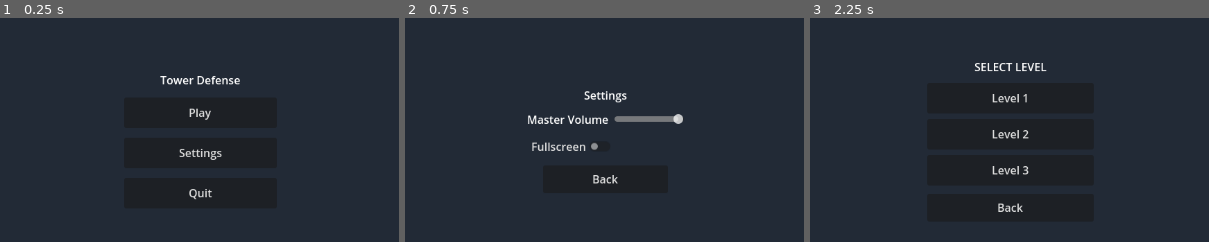
Above: before the commit, frames 1-3 (left to right).
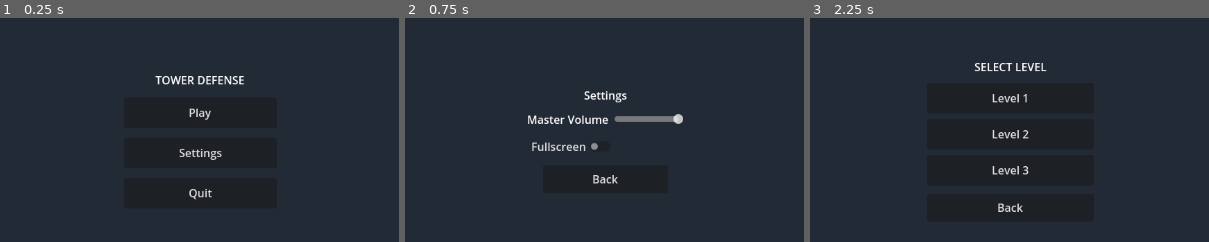
Above: after the commit, the same moments.

Repository: Knedlikk/Steampunk-Elemental-Tower-Defense
Game: Godot game, scene res://Menu.tscn
Two runs of this game, one before a commit and one after it. Both use one fixed random seed, a clock stepped at 60 frames per second and the inputs below.
Inputs:
- Up to frame 1 (0.25 s): no input
- Up to frame 2 (0.75 s): click "Settings" at 0.5 s
- Up to frame 3 (2.25 s): click "Back" at 1.25 s; click "Play" at 2 s
The pictures show only the part of the screen within x 25-75%, y 23-73%; the shares and areas given below are measured in that part.

The runs differ from the first frame. In frame 1, 0.6% of the frame differs, in the area x 38-62%, y 25-30%; in frame 2, nothing differs; in frame 3, nothing differs.

Commit message:
vylepšení scriptu Settings

Diff:
--- a/Menu.tscn
+++ b/Menu.tscn
@@ -4,9 +4,10 @@
 
 [node name="Menu" type="Control"]
 layout_mode = 3
-anchors_preset = 15
 anchor_right = 1.0
 anchor_bottom = 1.0
+grow_horizontal = 2
+grow_vertical = 2
 script = ExtResource("1_uubjt")
 
 [node name="Background" type="ColorRect" parent="."]
@@ -31,6 +32,7 @@
 layout_mode = 2
 text = "Tower Defense"
 horizontal_alignment = 1
+uppercase = true
 
 [node name="PlayButton" type="Button" parent="Center/VBox"]
 custom_minimum_size = Vector2(220, 44)
--- a/Settings.gd
+++ b/Settings.gd
@@ -7,95 +7,33 @@
 @onready var back_button: Button = get_node_or_null("Center/VBox/BackButton")
 
 
-var _desired_fullscreen: bool = false
+func _ready() -> void:
+	var current_mode = DisplayServer.window_get_mode(0)
 
-func _ready() -> void:
-	if slider:
-		slider.min_value = -80
-		slider.max_value = 0
-		slider.step = 1
+	var is_fullscreen = (current_mode == DisplayServer.WINDOW_MODE_FULLSCREEN) or (current_mode == DisplayServer.WINDOW_MODE_EXCLUSIVE_FULLSCREEN)
 
-	var cfg := ConfigFile.new()
-	var err := cfg.load(CONFIG_PATH)
-	var vol_db: int = 0
-	var fullscreen: bool = false
+	if checkbox:
+		checkbox.set_pressed_no_signal(is_fullscreen)
+
+		if checkbox.is_connected("toggled", Callable(self, "_on_checkbox_toggled")):
+			checkbox.disconnect("toggled", Callable(self, "_on_checkbox_toggled"))
+
+		checkbox.connect("toggled", Callable(self, "_on_checkbox_toggled"))
+	else:
+		print("CHYBA: Checkbox nenalezen! Zkontroluj cestu v get_node.")
+
+	if back_button:
+		back_button.connect("pressed", Callable(self, "_on_back_pressed"))
 
 
-	if DisplayServer.has_method("window_get_mode"):
-		var mode = DisplayServer.window_get_mode(0)
-		fullscreen = (mode == DisplayServer.WINDOW_MODE_FULLSCREEN or mode == DisplayServer.WINDOW_MODE_EXCLUSIVE_FULLSCREEN)
+func _on_checkbox_toggled(toggled_on: bool) -> void:
+	print("Přepínám fullscreen na: ", toggled_on)
 
-	if err == OK:
-		vol_db = int(cfg.get_value("audio", "master_volume_db", vol_db))
-		fullscreen = bool(cfg.get_value("display", "fullscreen", fullscreen))
-
-	if slider:
-		slider.value = vol_db
-
-	if checkbox:
-		if checkbox.has_method("set_pressed_no_signal"):
-			checkbox.set_pressed_no_signal(fullscreen)
-		else:
-			checkbox.set_pressed(fullscreen)
-
-	_apply_volume(vol_db)
-	_apply_fullscreen(fullscreen)
-
-	if slider:
-		slider.connect("value_changed", Callable(self, "_on_master_volume_changed"))
-	if checkbox:
-		# Connect the toggled signal
-		if not checkbox.is_connected("toggled", Callable(self, "_on_fullscreen_toggled")):
-			checkbox.connect("toggled", Callable(self, "_on_fullscreen_toggled"))
-	if back_button:
-		back_button.connect("pressed", Callable(self, "_on_back_button_pressed"))
-
-
-func _on_master_volume_changed(value: float) -> void:
-	_apply_volume(value)
-	_save_setting("audio", "master_volume_db", int(value))
-
-
-func _on_fullscreen_toggled(pressed: bool) -> void:
-	print("[Settings] Toggling fullscreen to:", pressed)
-	_apply_fullscreen(pressed)
-	_save_setting("display", "fullscreen", pressed)
-
-
-func _apply_volume(db_value: float) -> void:
-	var idx := AudioServer.get_bus_index("Master")
-	if idx >= 0:
-		AudioServer.set_bus_volume_db(idx, float(db_value))
-
-
-func _apply_fullscreen(enabled: bool) -> void:
-	if not DisplayServer.has_method("window_set_mode"):
-		print("[Settings] DisplayServer not supported.")
-		return
-
-	var current_mode = DisplayServer.window_get_mode(0)
-	var target_mode
-
-	if enabled:
-		# Try EXCLUSIVE_FULLSCREEN first (better performance usually), or regular FULLSCREEN
-		target_mode = DisplayServer.WINDOW_MODE_EXCLUSIVE_FULLSCREEN
+	if toggled_on:
+		DisplayServer.window_set_mode(0, DisplayServer.WINDOW_MODE_EXCLUSIVE_FULLSCREEN)
 	else:
-		target_mode = DisplayServer.WINDOW_MODE_WINDOWED
-
-	if current_mode != target_mode:
-		DisplayServer.window_set_mode(0, target_mode)
-		print("[Settings] Setting window mode to:", target_mode)
-
-
-func _save_setting(section: String, key: String, value) -> void:
-	var cfg := ConfigFile.new()
-	cfg.load(CONFIG_PATH)
-	cfg.set_value(section, key, value)
-	cfg.save(CONFIG_PATH)
+		DisplayServer.window_set_mode(0, DisplayServer.WINDOW_MODE_WINDOWED)
 
 
 func _on_back_button_pressed() -> void:
-	if ResourceLoader.exists("res://Menu.tscn"):
-		get_tree().change_scene_to_file("res://Menu.tscn")
-	else:
-		push_warning("Menu.tscn not found")
+	get_tree().change_scene_to_file("res://Menu.tscn")
--- a/Settings.tscn
+++ b/Settings.tscn
@@ -7,6 +7,8 @@
 anchors_preset = 15
 anchor_right = 1.0
 anchor_bottom = 1.0
+grow_horizontal = 2
+grow_vertical = 2
 script = ExtResource("1_bvb5x")
 
 [node name="Background" type="ColorRect" parent="."]
